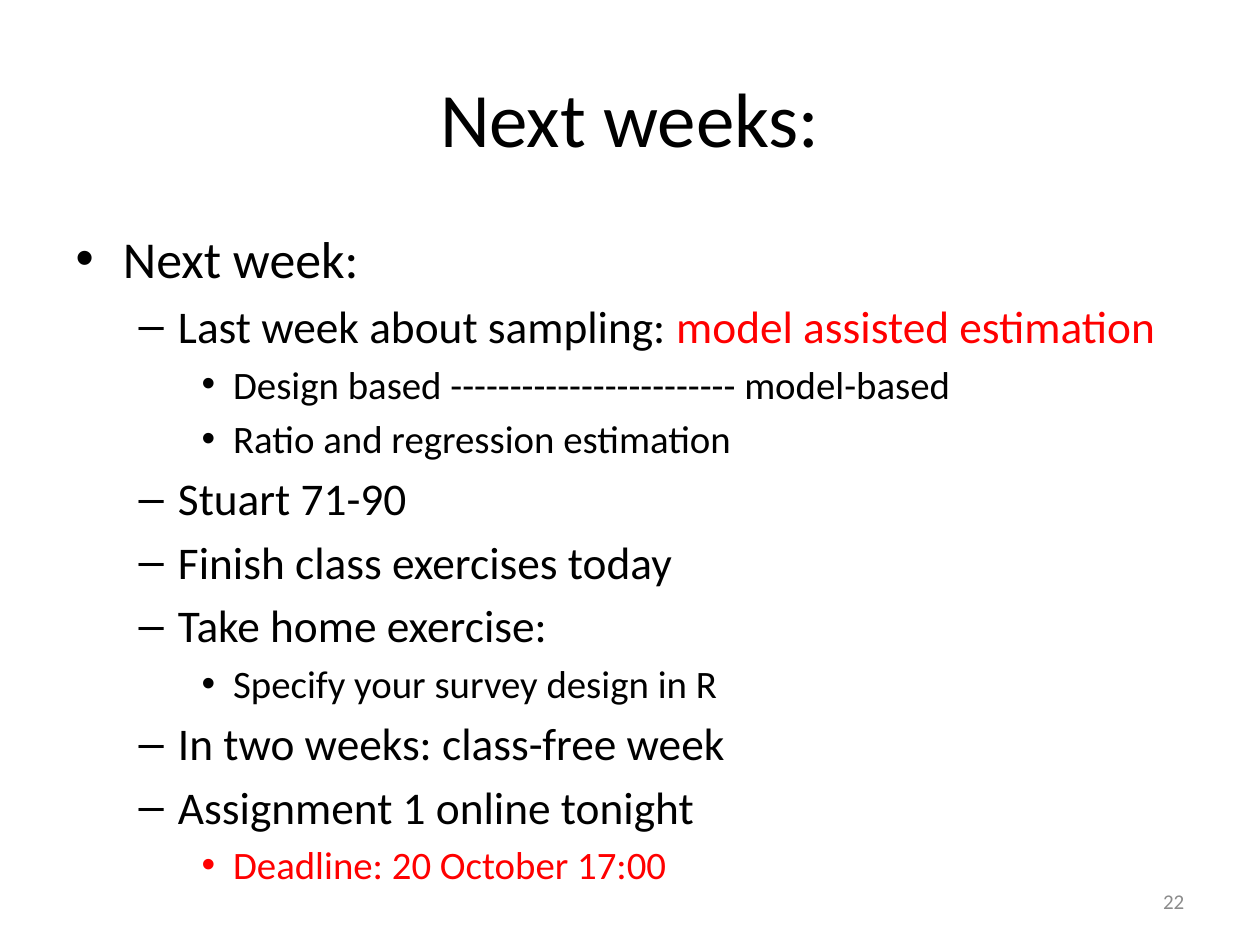
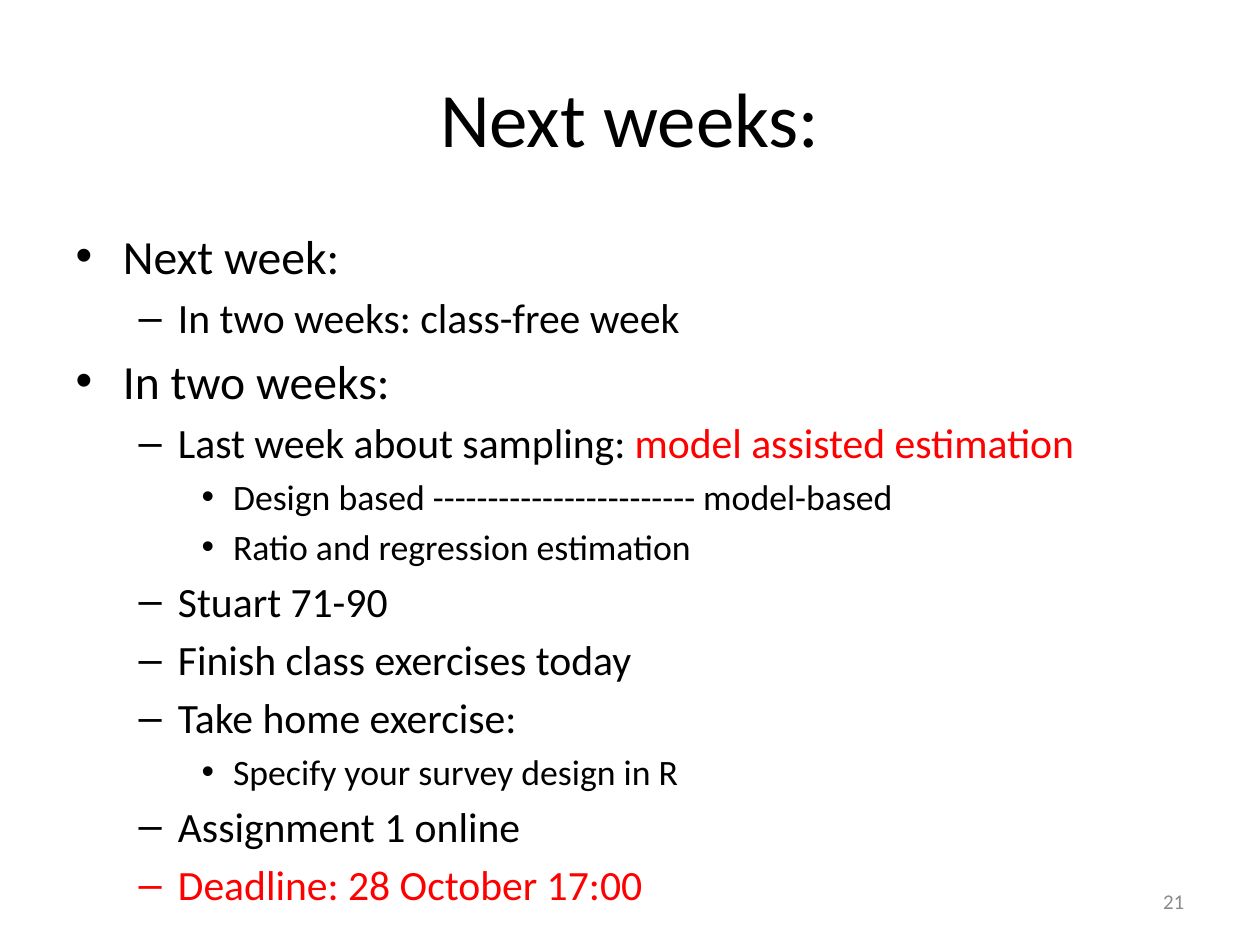
Before and after one commit to peterlugtig/peterlugtig.github.io, a slide deck: slide 21 of static/files/SDA/week6/lecture_week_6.pptx (slide 22 before the commit). Drawn at 1260x945 pixels with LibreOffice and Linux fonts; fonts in the diff are those of the drawing. Boxes give left, top, right and bottom in pixels: in the first picture for what was removed or moved away, otherwise in the second. Text is boxed around its words. In the diff, an @@ line names an element or a change of style, - is before the commit and + after.

Commit message:
updates to week5 & 6 SDA

```diff
--- a/static/files/SDA/week6/lecture_week_6.pptx
+++ b/static/files/SDA/week6/lecture_week_6.pptx
@@ text at box(123, 241, 1074, 791): size 29.6 to 27.2 pt in "Next week:"; size 25.9 to 23.8 pt in "Last week about sampling: model assisted estimation", "Stuart 71-90", "Finish class exercises today", "Take home exercise:"; size 22.2 to 20.4 pt in "Design based ------------------------ model-based", "Ratio and regression estimation", "Specify your survey design in R" @@
@@ text at box(123, 304, 680, 400): paragraphs added @@
+  – In two weeks: class-free week
+• In two weeks:
@@ text at box(178, 813, 520, 849): text changed; size 25.9 to 23.8 pt; text colour #000000 to #FF0000 @@
-  – In two weeks: class-free week
-  – Assignment 1 online tonight
-    • Deadline: 20 October 17:00
+  – Assignment 1 online
+  – Deadline: 28 October 17:00
@@ page number at box(1163, 895, 1184, 909): text changed @@
-22
+21
```
Also in this commit, not shown: 5 other slides changed, 1 slide removed, 27 other files.
